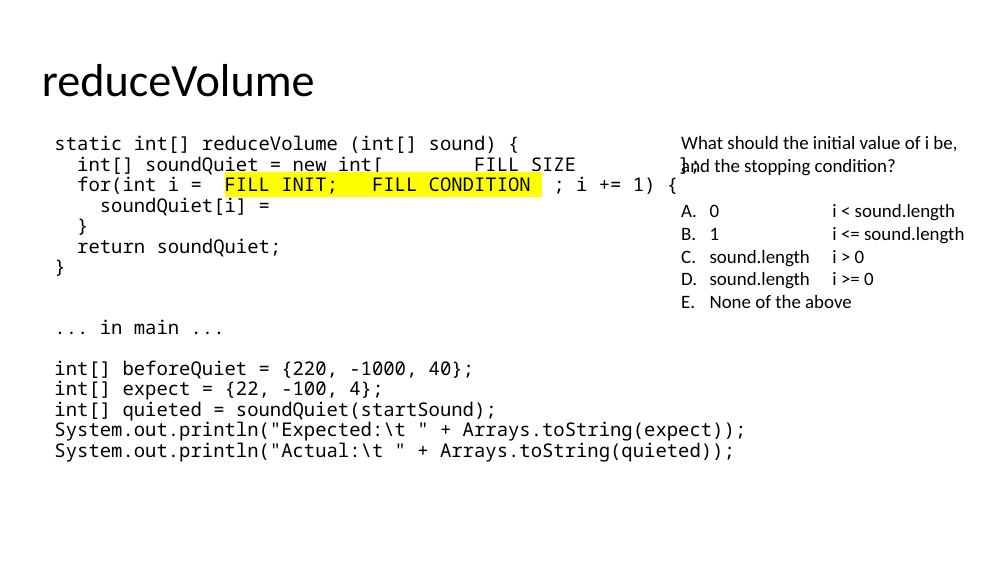
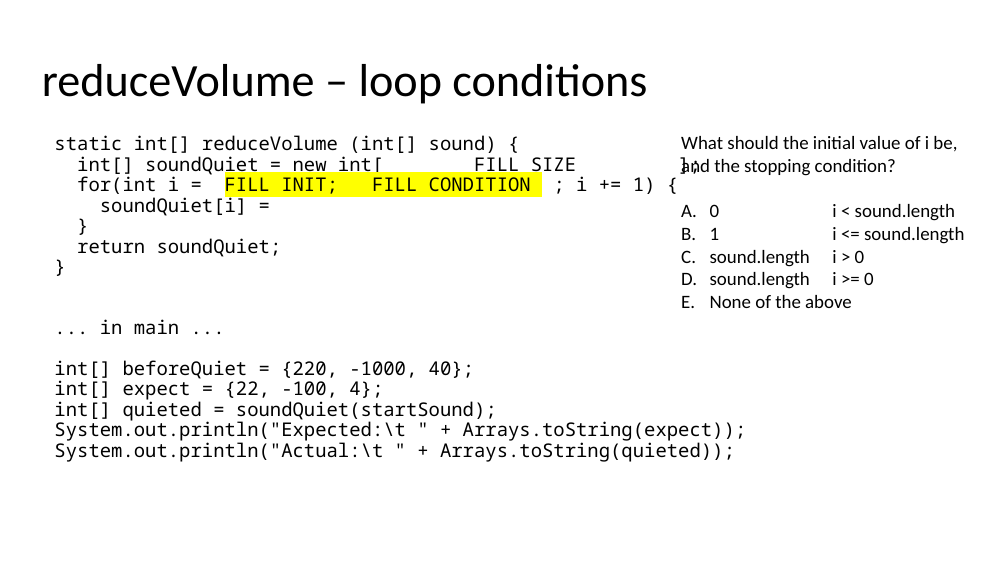
Before and after one commit to catherinefxia/ucsd-cse8a-w20.github.io, a slide deck: slide 12 of lectures/CSE8AW20-02-11-Lec11-Arrays-Loops-Practice/CSE8AW20-02-11-Lec11-Java-Arrays-Loops-Practice.pptx. Drawn at 1008x567 pixels with LibreOffice and Linux fonts; fonts in the diff are those of the drawing. Boxes give left, top, right and bottom in pixels: in the first picture for what was removed or moved away, otherwise in the second. Text is boxed around its words. In the diff, an @@ line names an element or a change of style, - is before the commit and + after.

```diff
--- a/lectures/CSE8AW20-02-11-Lec11-Arrays-Loops-Practice/CSE8AW20-02-11-Lec11-Java-Arrays-Loops-Practice.pptx
+++ b/lectures/CSE8AW20-02-11-Lec11-Arrays-Loops-Practice/CSE8AW20-02-11-Lec11-Java-Arrays-Loops-Practice.pptx
@@ title at <box>42,64,647,104</box>: text changed @@
-reduceVolume
+reduceVolume – loop conditions
```
Also in this commit, not shown: 5 other slides changed.
